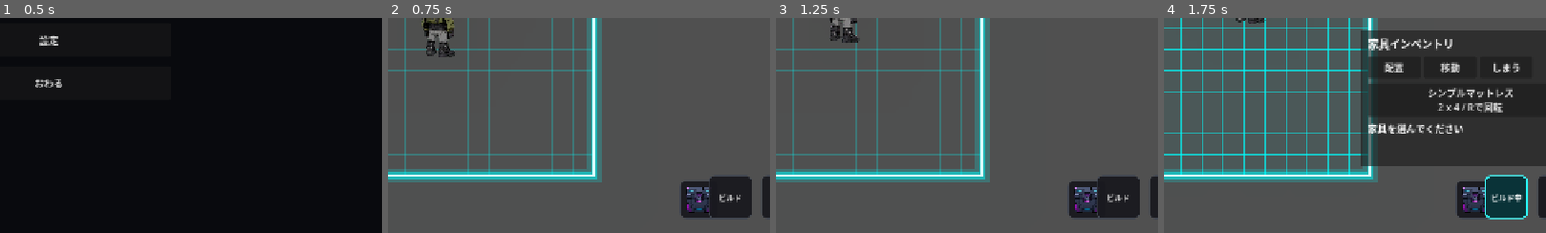
Above: before the commit, frames 1-4 (left to right).
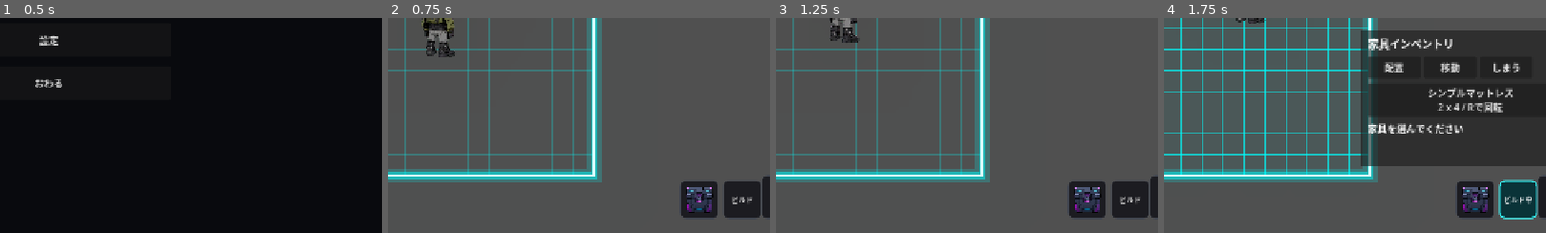
Above: after the commit, the same moments.

Repository: grimoire1089-coder/optimistic
Game: Godot game, scene res://Scenes/Boot/TitleScene.tscn
Same seed, same stepped clock (60 frames per second), same inputs: the game is played once before the commit and once after it.
Inputs:
- Up to frame 1 (0.5 s): no input
- Up to frame 2 (0.75 s): click "はじめる" at 0.5 s
- Up to frame 3 (1.25 s): no input
- Up to frame 4 (1.75 s): click "ビルド" at 1.25 s
The pictures show only the part of the screen within x 44-94%, y 50-100%; the shares and areas given below are measured in that part.

Frame 1 is identical in both runs. In frame 2, 1.1% of the frame differs, in the area x 84-98%, y 73-93%; in frame 3, 1.1%; in frame 4, 1.7%, in the area x 84-98%, y 72-94%.

Commit message:
Compact build HUD button

Diff:
--- a/Scripts/UI/HUD/BuildModeButton.gd
+++ b/Scripts/UI/HUD/BuildModeButton.gd
@@ -3,8 +3,8 @@
 
 const DEFAULT_CLICK_SFX_PATH := "res://Assets/Audio/SFX/UI/UI_Click_001.ogg"
 
-@export var label_text: String = "\u30d3\u30eb\u30c9"
-@export var active_label_text: String = "\u30d3\u30eb\u30c9\u4e2d"
+@export var label_text: String = "ビルド"
+@export var active_label_text: String = "ビルド中"
 @export var build_mode_controller_path: NodePath = NodePath("../../BuildModeController")
 @export var room_map_path: NodePath = NodePath("../../RobinRoomMap")
 @export var fallback_room_is_buildable: bool = true
@@ -96,13 +96,13 @@
 
 
 func _apply_layout() -> void:
-	custom_minimum_size = Vector2(72.0, 72.0)
-	offset_left = -184.0
-	offset_top = -96.0
-	offset_right = -112.0
+	custom_minimum_size = Vector2(64.0, 64.0)
+	offset_left = -160.0
+	offset_top = -88.0
+	offset_right = -96.0
 	offset_bottom = -24.0
 	mouse_default_cursor_shape = Control.CURSOR_POINTING_HAND
-	add_theme_font_size_override("font_size", 13)
+	add_theme_font_size_override("font_size", 12)
 	add_theme_stylebox_override("normal", _style(Color(0.10, 0.10, 0.12, 0.95), Color(0.26, 0.28, 0.32, 1.0), 1))
 	add_theme_stylebox_override("hover", _style(Color(0.15, 0.15, 0.18, 0.98), Color(0.0, 1.65, 1.65, 0.95), 2))
 	add_theme_stylebox_override("pressed", _style(Color(0.04, 0.20, 0.22, 1.0), Color(0.25, 2.4, 2.4, 1.0), 2))
